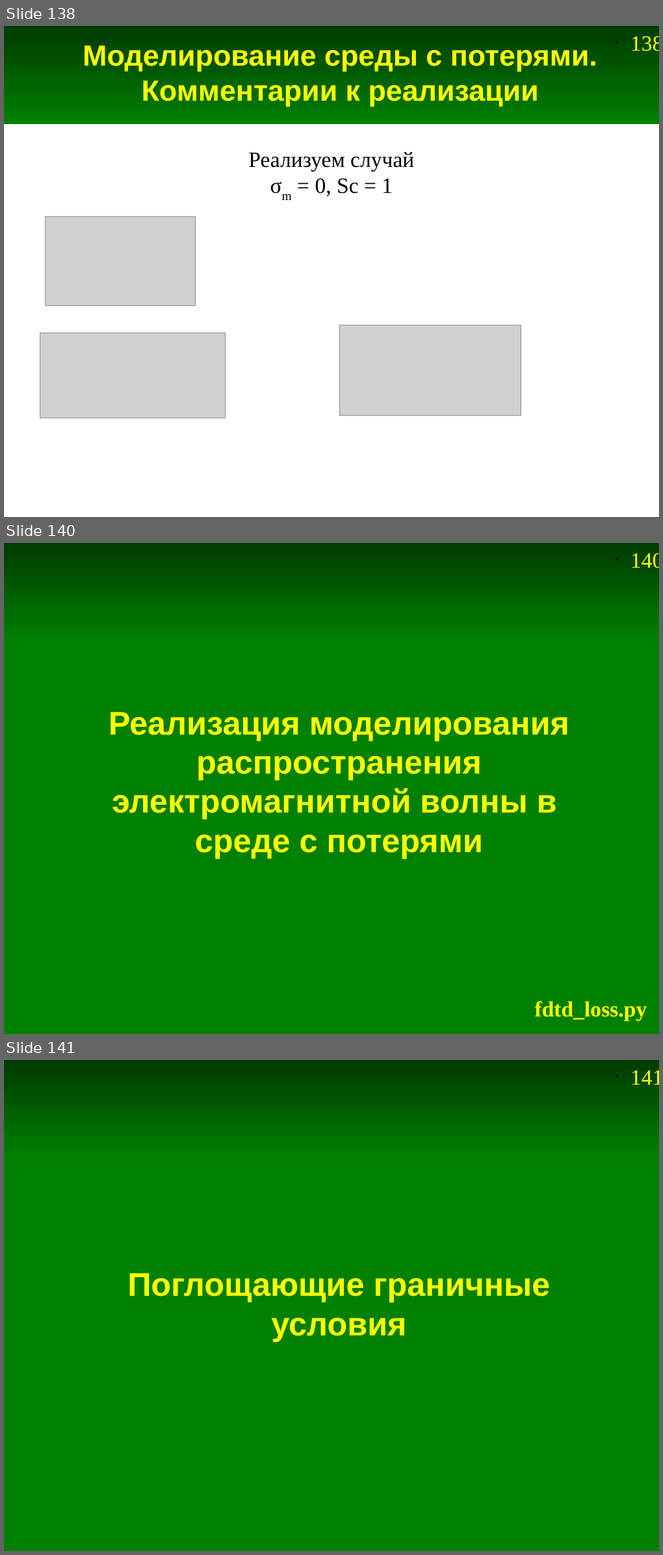
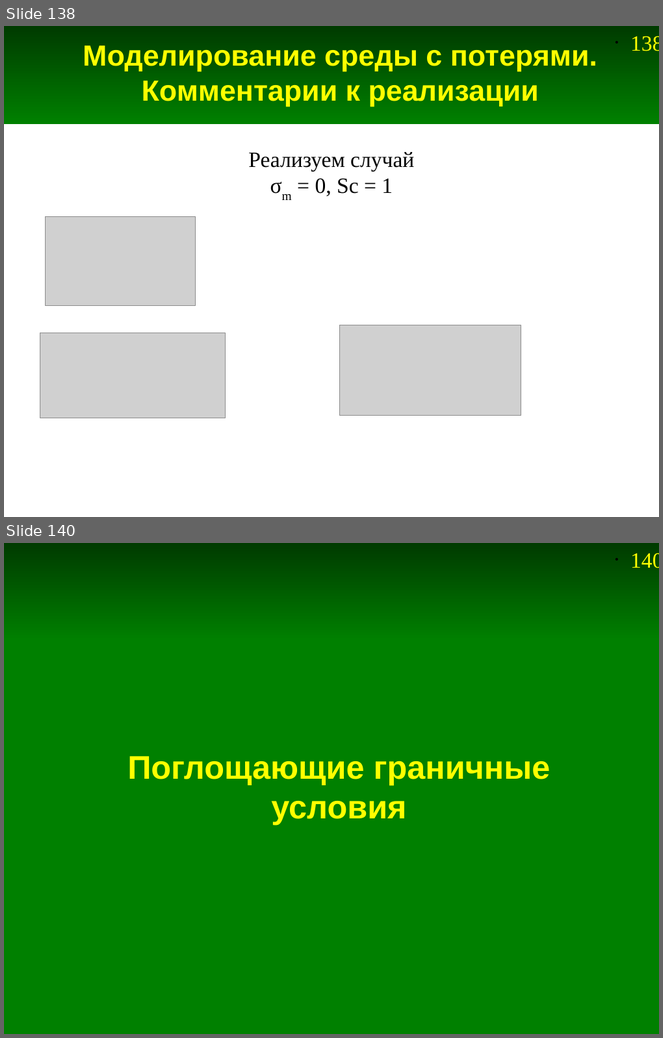
Before and after one commit to andris0147sv/modelling, a slide deck: presentations/2. FDTD.odp. Shown one above the other, each under a label of ours: slides 138, 140 and 141 before the commit, slides 138 and 140 after it; the slides between them are not shown. The pictures are 663x1555 and 663x1038 pixels, drawn with LibreOffice and Linux fonts; fonts in the diff are those of the drawing; grey boxes stand for pictures. Boxes give left, top, right and bottom in pixels: in the first picture for what was removed or moved away, otherwise in the second. Text is boxed around its words. In the diff, an @@ line names an element or a change of style, - is before the commit and + after.

```diff
--- a/presentations/2. FDTD.odp
+++ b/presentations/2. FDTD.odp
@@ slide 140 removed at bbox=[4, 543, 659, 1034], background #FFFFFF; not listed: 2 template elements that a slide beside it also shows @@
@@ rectangle removed at bbox=[4, 639, 659, 1034] @@
@@ title removed at bbox=[109, 712, 570, 859] @@
-Реализация моделирования распространения электромагнитной волны в среде с потерями
@@ text removed at bbox=[535, 1001, 648, 1021] @@
-fdtd_loss.py
@@ what was slide 141 is now slide 140 @@
@@ page number at bbox=[631, 553, 659, 568]: text changed @@
-• 141
+• 140
```
Also in this commit, not shown: 21 slides changed, 2 slides added, 2 other slides removed, 9 other files.
